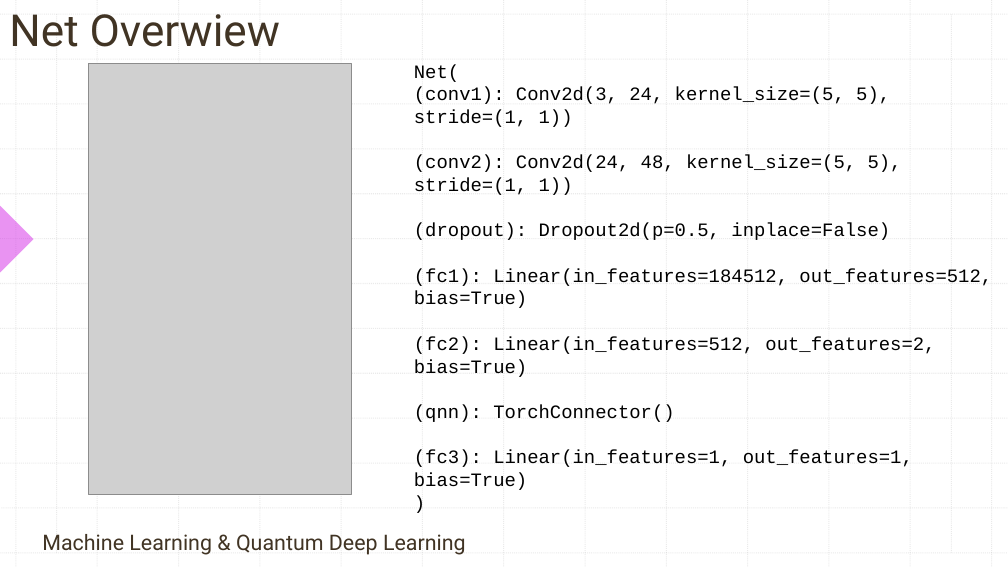
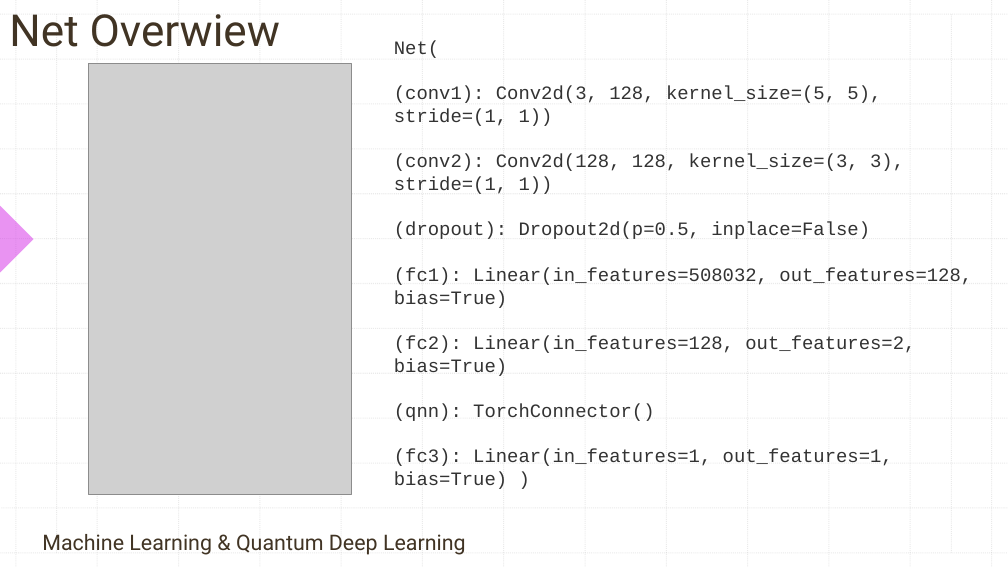
Before and after one commit to contepablod/QCNNCancerBinaryClassifier, a slide deck: slide 10 of QCNNCancerClassifier.pptx. Drawn at 1008x567 pixels with LibreOffice and Linux fonts; fonts in the diff are those of the drawing; grey boxes stand for pictures. Boxes give left, top, right and bottom in pixels: in the first picture for what was removed or moved away, otherwise in the second. Text is boxed around its words. In the diff, an @@ line names an element or a change of style, - is before the commit and + after.

```diff
--- a/QCNNCancerClassifier.pptx
+++ b/QCNNCancerClassifier.pptx
@@ text "Net(": place and size @@
-text "Net(" at (414, 64, 992, 490)
+text "Net(" at (394, 41, 972, 489)
@@ text at (394, 41, 870, 421): text colour #000000 to #333333 in "Net(", "(dropout): Dropout2d(p=0.5, inplace=False)", "(qnn): TorchConnector()" @@
@@ text at (394, 86, 904, 194): text changed; text colour #000000 to #333333 @@
-(conv1): Conv2d(3, 24, kernel_size=(5, 5), stride=(1, 1))
-(conv2): Conv2d(24, 48, kernel_size=(5, 5), stride=(1, 1))
+(conv1): Conv2d(3, 128, kernel_size=(5, 5), stride=(1, 1))
+(conv2): Conv2d(128, 128, kernel_size=(3, 3), stride=(1, 1))
@@ text at (394, 268, 972, 376): text changed; text colour #000000 to #333333 @@
-(fc1): Linear(in_features=184512, out_features=512, bias=True)
-(fc2): Linear(in_features=512, out_features=2, bias=True)
+(fc1): Linear(in_features=508032, out_features=128, bias=True)
+(fc2): Linear(in_features=128, out_features=2, bias=True)
@@ text at (394, 449, 893, 489): text changed; text colour #000000 to #333333 @@
-(fc3): Linear(in_features=1, out_features=1, bias=True)
-)
+(fc3): Linear(in_features=1, out_features=1, bias=True) )
```
Also in this commit, not shown: 3 other slides changed, 1 slide added, 1 other file.
